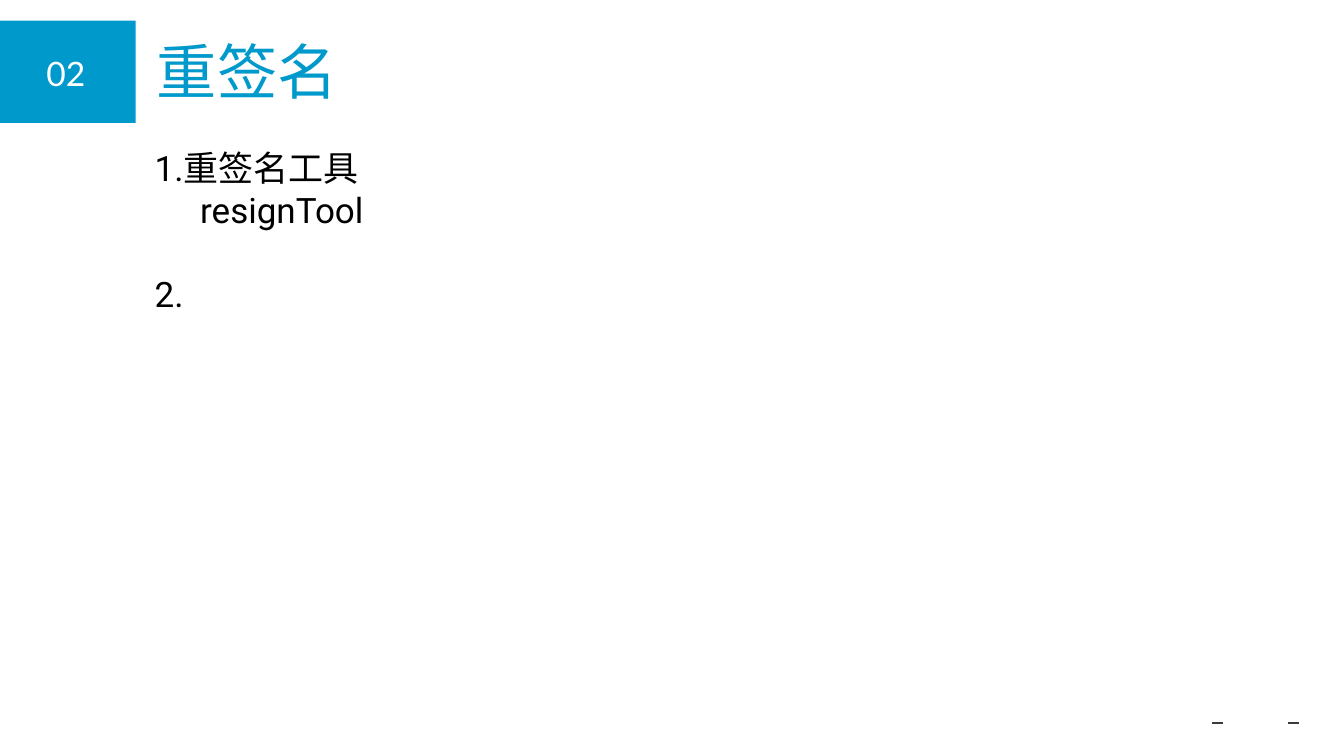
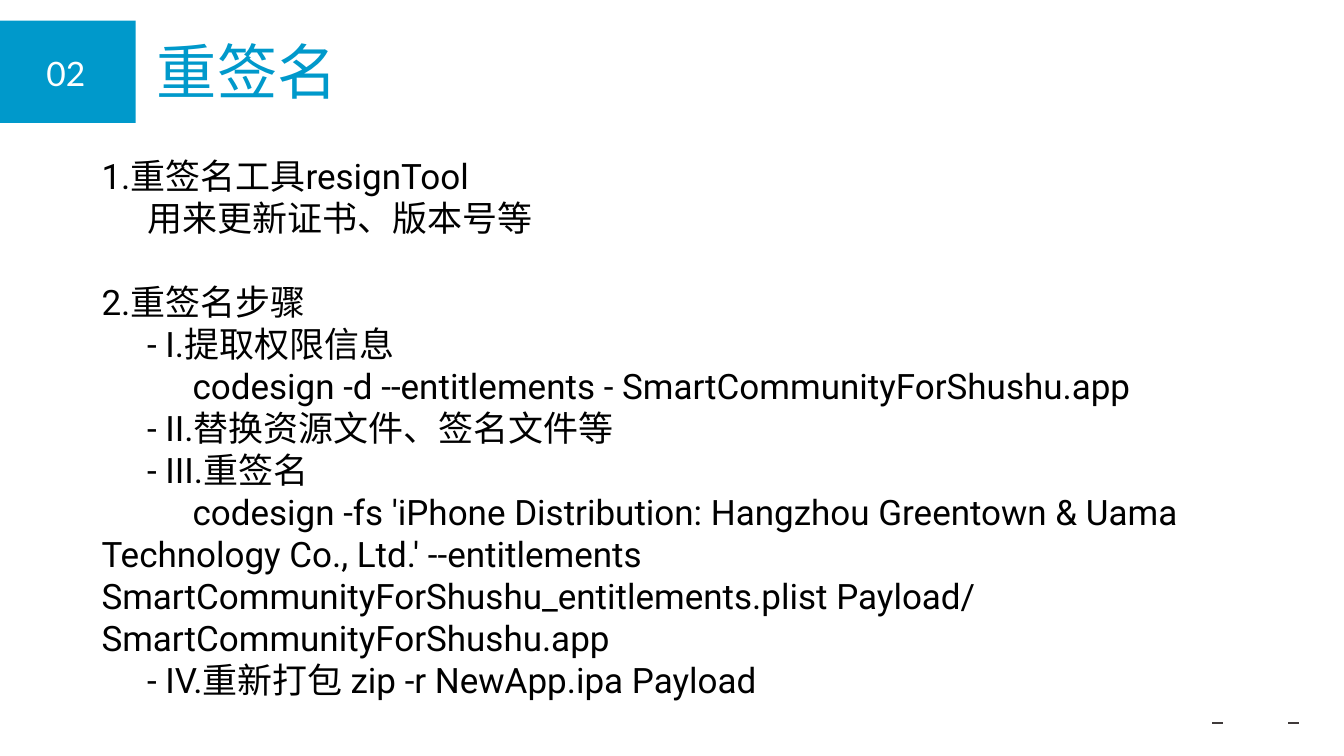
Before and after one commit to hengyizhangcn/filesBackup, a slide deck: slide 6 of IPA.pptx. Drawn at 1344x756 pixels with LibreOffice and Linux fonts; fonts in the diff are those of the drawing; background and template pictures are left out. Boxes give left, top, right and bottom in pixels: in the first picture for what was removed or moved away, otherwise in the second. Text is boxed around its words. In the diff, an @@ line names an element or a change of style, - is before the commit and + after.

```diff
--- a/IPA.pptx
+++ b/IPA.pptx
@@ text at [102, 159, 1177, 701]: text changed @@
-1.重签名工具
-resignTool
-2.
+1.重签名工具resignTool
+用来更新证书、版本号等
+2.重签名步骤
+- I.提取权限信息
+codesign -d --entitlements - SmartCommunityForShushu.app
+- II.替换资源文件、签名文件等
+- III.重签名
+codesign -fs 'iPhone Distribution: Hangzhou Greentown & Uama Technology Co., Ltd.' --entitlements SmartCommunityForShushu_entitlements.plist Payload/SmartCommunityForShushu.app
+- IV.重新打包 zip -r NewApp.ipa Payload
```
Also in this commit, not shown: 1 other slide changed, 1 slide removed.
